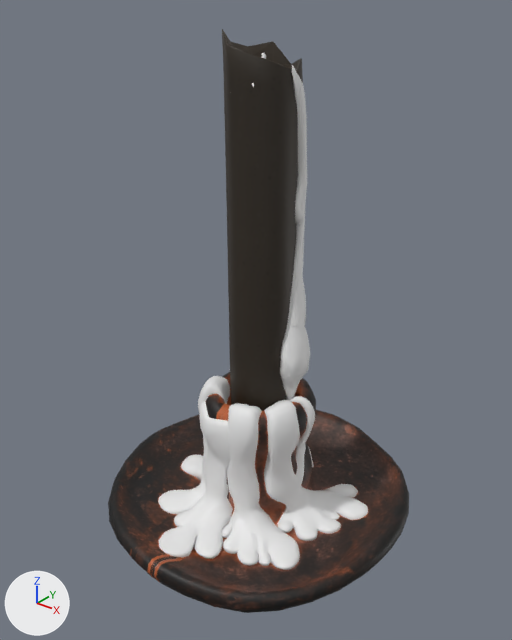
The FBX model Assets/Models/CandleHolder.fbx, before and after one commit.
Camera for both pictures: a camera (50 mm lens) standing at (1.25, -1.579, 1.633) and looking at (0.001, -0.017, 0.665). Lighting does not change. The marker at lower left points along +X, +Y and +Z. Where no turn or scale is listed for an object, it has been applied to the vertices.

Objects in the first picture: 'CandleHolder'.
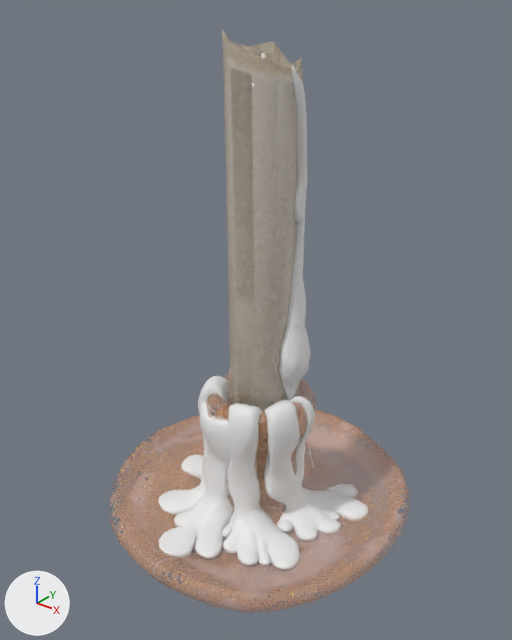
Where the newer file only moved an object's origin or applied its transform, the numbers keep the older frame.

Patch to the scene script:
```diff
--- a/Assets/Models/CandleHolder.fbx.py
+++ b/Assets/Models/CandleHolder.fbx.py
@@ img_candle_holder_main_candle_transparent_basecolor_png @@
-img_candle_holder_main_candle_transparent_basecolor_png = load_image('Candle-Holder_Main_candle_transparent_BaseColor.png', '../Materials/Textures/Old Textures/Candle-Holder_Main_candle_transparent_BaseColor.png', 2048, 2048, 'sRGB')
+img_candle_holder_main_candle_transparent_basecolor_png = load_image('Candle-Holder_Main_candle_transparent_BaseColor.png', '../Materials/Textures/Old Textures/Candle-Holder_Main_candle_transparent_BaseColor.png', 2048, 2048, 'Non-Color')
@@ img_candle_holder_main_holder_basecolor_png @@
-img_candle_holder_main_holder_basecolor_png = load_image('Candle-Holder_Main_holder_BaseColor.png', '../Materials/Textures/Old Textures/Candle-Holder_Main_holder_BaseColor.png', 2048, 2048, 'sRGB')
+img_candle_holder_main_holder_basecolor_png = load_image('Candle-Holder_Main_holder_BaseColor.png', '../Materials/Textures/Old Textures/Candle-Holder_Main_holder_BaseColor.png', 2048, 2048, 'Non-Color')
@@ mat_candle_transparent @@
 n0 = _N.new('ShaderNodeBsdfPrincipled'); n0.name = 'Principled BSDF'
 n2.image = img_candle_holder_main_candle_transparent_basecolor_png
+n3 = _N.new('ShaderNodeTexImage'); n3.name = 'Image Texture.001'
+n3.image = img_candle_holder_main_candle_transparent_basecolor_png
 _L.new(n2.outputs[0], n0.inputs[0])  # 'Color' to 'Base Color'
 _L.new(n0.outputs[0], n1.inputs[0])  # 'BSDF' to 'Surface'
+_L.new(n3.outputs[0], n0.inputs[4])  # 'Color' to 'Alpha'
@@ mat_holder1 @@
 n0 = _N.new('ShaderNodeBsdfPrincipled'); n0.name = 'Principled BSDF'
 n2.image = img_candle_holder_main_holder_basecolor_png
+n3 = _N.new('ShaderNodeTexImage'); n3.name = 'Image Texture.001'
+n3.image = img_candle_holder_main_holder_basecolor_png
 _L.new(n2.outputs[0], n0.inputs[0])  # 'Color' to 'Base Color'
 _L.new(n0.outputs[0], n1.inputs[0])  # 'BSDF' to 'Surface'
+_L.new(n3.outputs[0], n0.inputs[4])  # 'Color' to 'Alpha'
```

Location of each change, (x1, y1, x2, y2) in pixels of the pictures (512 x 640 px):
'CandleHolder', surface changed (black to grey): (108, 29, 409, 613) in both
